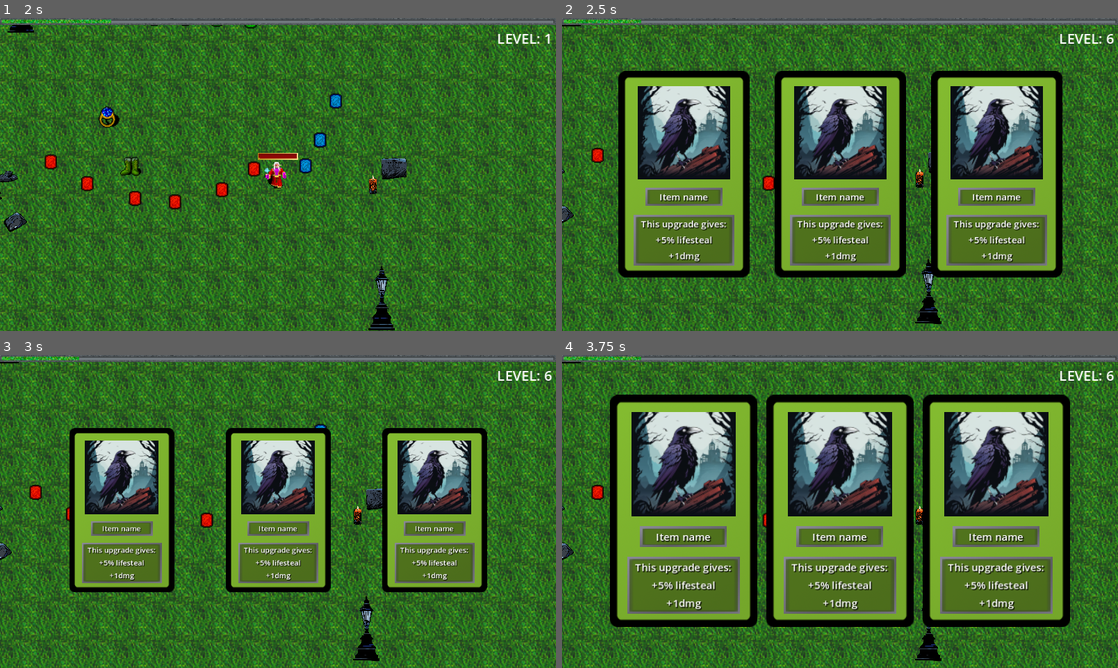
Above: before the commit, frames 1-4 (two rows, left to right).
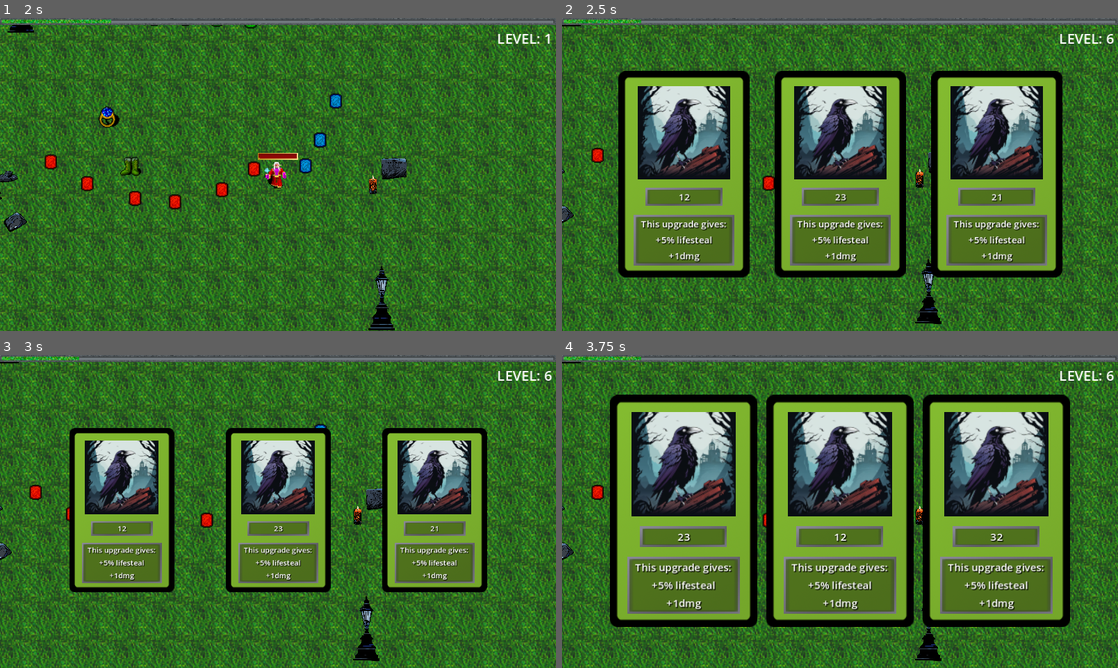
Above: after the commit, the same moments.

Repository: AGH-Code-Industry/monstrous-tide
Game: Godot game, scene res://Assets/World/world.tscn
Same seed, same stepped clock (60 frames per second), same inputs: the game is played once before the commit and once after it.
Inputs (mouse positions are in pixels of both pictures, inside the frame that each line leads up to):
- Up to frame 1 (2 s): tap Enter at 0.5 s; move the mouse to (400, 158) at 0.52 s; press the mouse at (400, 158) at 0.53 s; hold D (right) 0.53-1.28 s; move the mouse to (166, 190) at 1.27 s; release the mouse at (166, 190) at 1.28 s; hold S (down) from 1.28 s (still down); click (166, 190) at 1.35 s
- Up to frame 2 (2.5 s): move the mouse to (895, 105) at 2.02 s; release S (down) at 2.03 s; press the mouse at (895, 105) at 2.03 s; hold D (right) from 2.03 s (still down)
- Up to frame 3 (3 s): move the mouse to (122, 511) at 2.77 s; release D (right) at 2.78 s; release the mouse at (122, 511) at 2.78 s; hold W (up) from 2.78 s (still down); click (122, 511) at 2.85 s
- Up to frame 4 (3.75 s): move the mouse to (684, 508) at 3.52 s; release W (up) at 3.53 s; press the mouse at (684, 508) at 3.53 s; hold A (left) from 3.53 s (still down)

Frame 1 is identical in both runs. In frame 2, 0.5% of the frame differs, in the area x 17-83%, y 56-59%; in frame 3, 0.3%; in frame 4, 0.6%, in the area x 17-84%, y 57-60%.

Commit message:
show upgrade info

Diff:
--- a/Assets/Utility/UI/LvlUps/CardPopupMenu.gd
+++ b/Assets/Utility/UI/LvlUps/CardPopupMenu.gd
@@ -10,8 +10,12 @@
 		return
 	var all_upgrades = WeaponManager.get_randomly_chosen_upgrades(3)
 	print(all_upgrades)
-	for i in range(3):
+	for upgrade in all_upgrades:
 		var level_up_card_instance = level_up_card.instantiate()
+		level_up_card_instance.get_node("%Item Name").text = str(upgrade.name)
+		print(typeof(upgrade))
+
+
 		h_box_container.add_child(level_up_card_instance)
 
 
--- a/Assets/Utility/UI/LvlUps/LvlUpCard.tscn
+++ b/Assets/Utility/UI/LvlUps/LvlUpCard.tscn
@@ -207,6 +207,7 @@
 theme_override_constants/margin_bottom = 2
 
 [node name="Item Name" type="Label" parent="VBoxContainer/MarginContainer"]
+unique_name_in_owner = true
 layout_mode = 2
 size_flags_vertical = 1
 size_flags_stretch_ratio = 2.0
